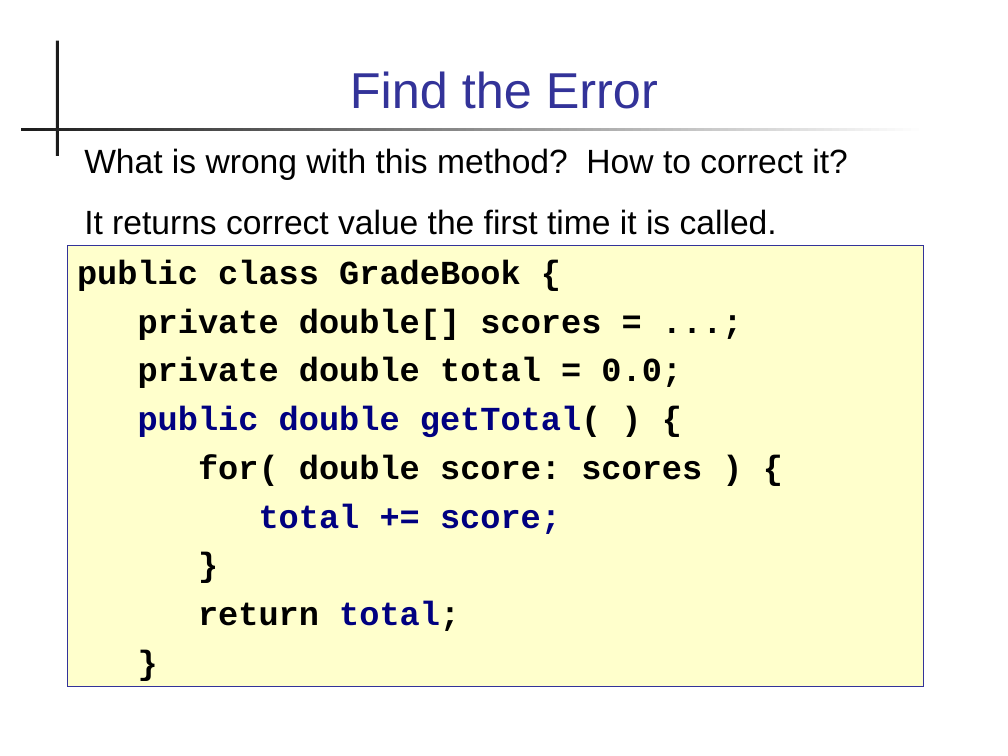
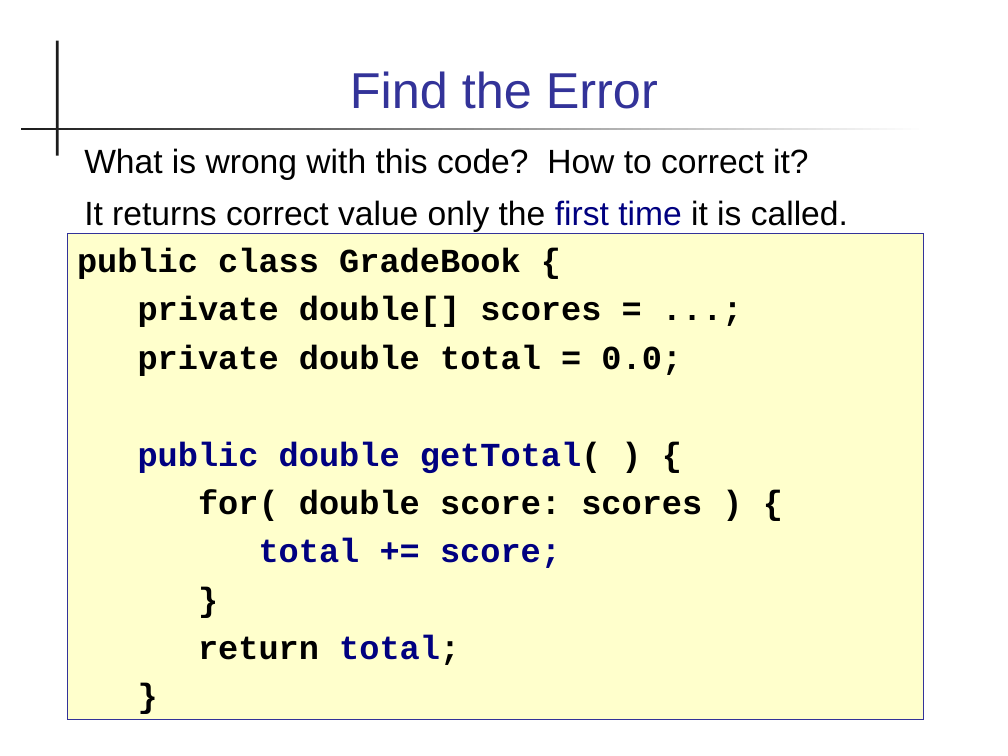
Before and after one commit to cpske/programming1, a slide deck: slide 39 of objects/2-Defining-Classes.ppt (slide 40 before the commit). Drawn at 1008x756 pixels with LibreOffice and Linux fonts; fonts in the diff are those of the drawing. Boxes give left, top, right and bottom in pixels: in the first picture for what was removed or moved away, otherwise in the second. Text is boxed around its words. In the diff, an @@ line names an element or a change of style, - is before the commit and + after.

```diff
--- a/objects/2-Defining-Classes.ppt
+++ b/objects/2-Defining-Classes.ppt
@@ text at [84,148,848,232]: text changed @@
-What is wrong with this method? How to correct it?
-It returns correct value the first time it is called.
+What is wrong with this code? How to correct it?
+It returns correct value only the first time it is called.
@@ rectangle "public class GradeBook {": place and size @@
-rectangle "public class GradeBook {" at [68,246,924,686]
+rectangle "public class GradeBook {" at [68,234,924,720]
```
Also in this commit, not shown: 13 other slides changed, 1 slide removed, 1 other file.
